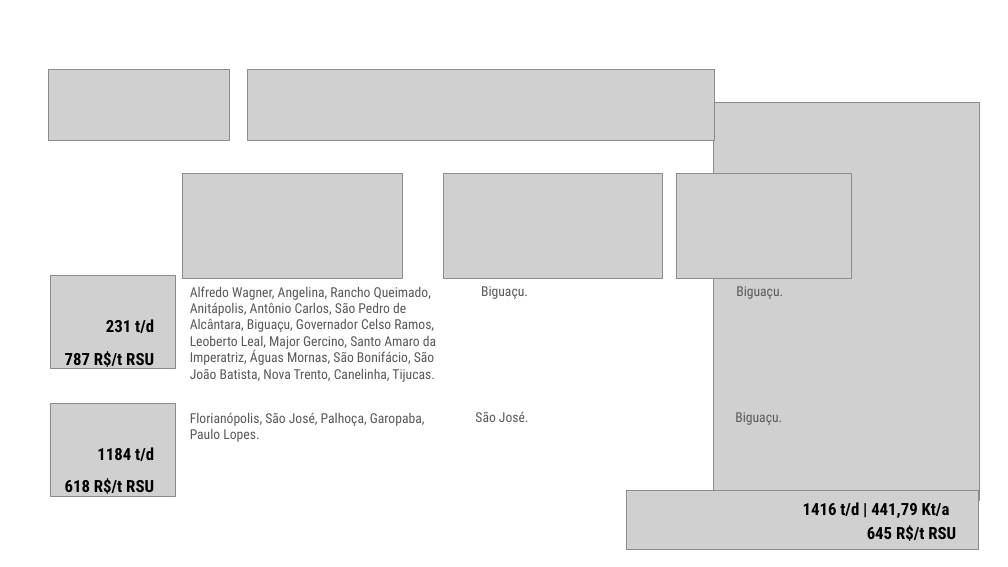
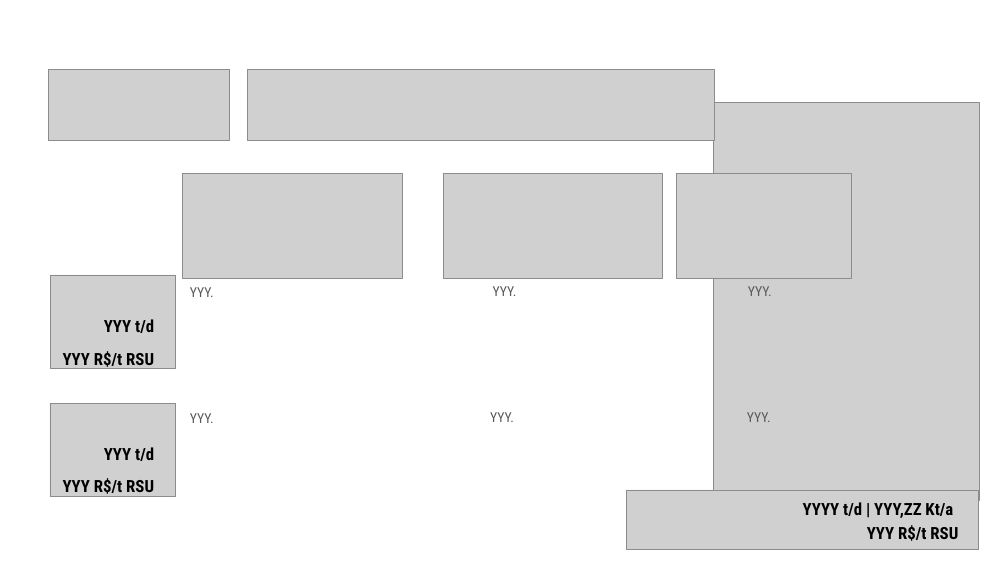
Before and after one commit to cristiansimioni/gestaoregionalizadarsu, a slide deck: slide 7 of templates/Infográficos.pptx (slide 12 before the commit). Drawn at 1008x567 pixels with LibreOffice and Linux fonts; fonts in the diff are those of the drawing; grey boxes stand for pictures; background and template pictures are left out. Boxes give left, top, right and bottom in pixels: in the first picture for what was removed or moved away, otherwise in the second. Text is boxed around its words. In the diff, an @@ line names an element or a change of style, - is before the commit and + after.

```diff
--- a/templates/Infográficos.pptx
+++ b/templates/Infográficos.pptx
@@ text at (190, 287, 214, 297): text changed @@
-Alfredo Wagner, Angelina, Rancho Queimado, Anitápolis, Antônio Carlos, São Pedro de Alcântara, Biguaçu, Governador Celso Ramos, Leoberto Leal, Major Gercino, Santo Amaro da Imperatriz, Águas Mornas, São Bonifácio, São João Batista, Nova Trento, Canelinha, Tijucas.
+YYY.
@@ text at (493, 286, 517, 296): text changed @@
-Biguaçu.
+YYY.
@@ text at (748, 286, 772, 296): text changed @@
-Biguaçu.
+YYY.
@@ text at (104, 319, 154, 333): text changed @@
-231 t/d
+YYY t/d
@@ text at (63, 351, 154, 370): text changed @@
-787 R$/t RSU
+YYY R$/t RSU
@@ text at (190, 413, 214, 423): text changed @@
-Florianópolis, São José, Palhoça, Garopaba, Paulo Lopes.
+YYY.
@@ text at (490, 412, 514, 422): text changed @@
-São José.
+YYY.
@@ text at (747, 412, 771, 422): text changed @@
-Biguaçu.
+YYY.
@@ text at (104, 447, 154, 461): text changed @@
-1184 t/d
+YYY t/d
@@ text at (63, 478, 154, 497): text changed @@
-618 R$/t RSU
+YYY R$/t RSU
@@ text at (803, 502, 953, 518): text changed @@
-1416 t/d | 441,79 Kt/a
+YYYY t/d | YYY,ZZ Kt/a
@@ text at (867, 525, 958, 541): text changed @@
-645 R$/t RSU
+YYY R$/t RSU
```
Also in this commit, not shown: 10 other slides changed, 4 slides added, 3 slides removed, 44 other files.
